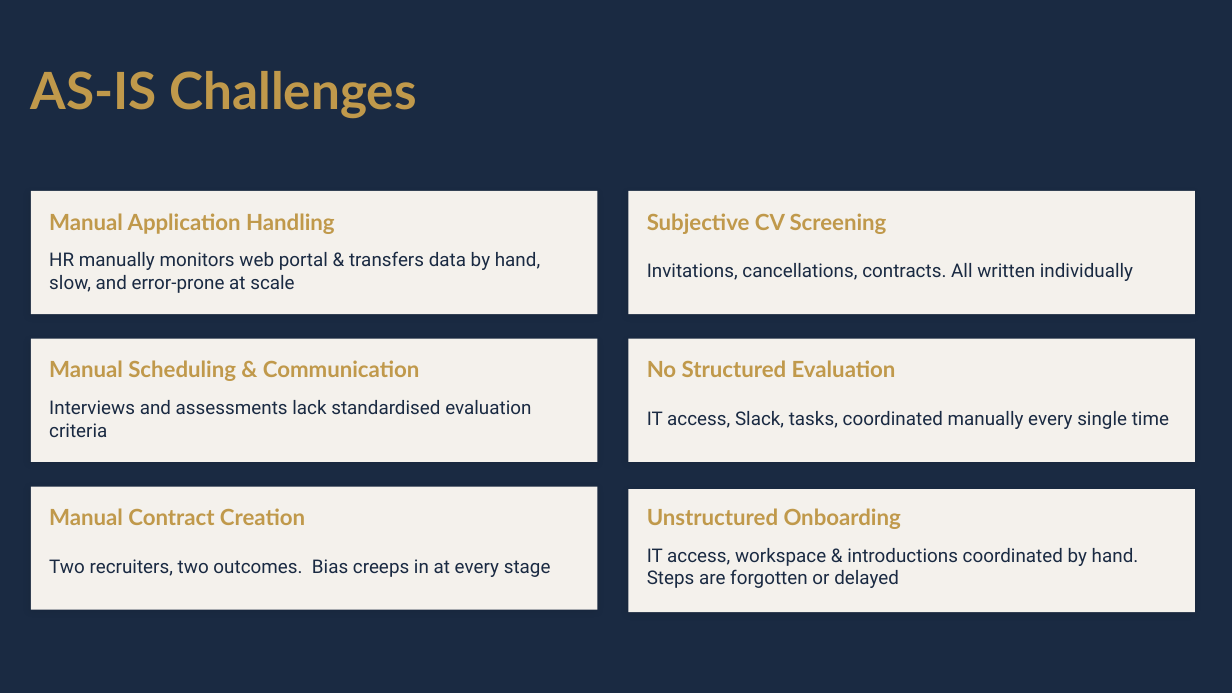
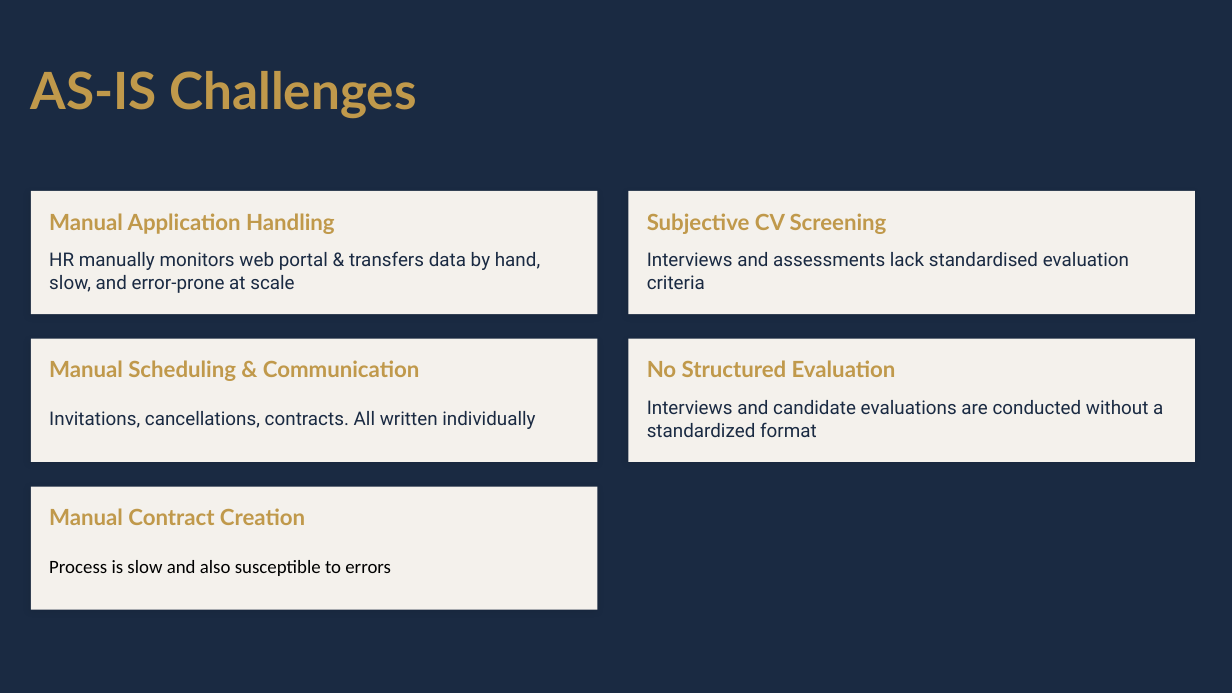
Before and after one commit to DigiBP/26SS_Tierpark_Goldau, a slide deck: slide 3 of Tierpark_Goldau_Presentation.pptx. Drawn at 1232x693 pixels with LibreOffice and Linux fonts; fonts in the diff are those of the drawing. Boxes give left, top, right and bottom in pixels: in the first picture for what was removed or moved away, otherwise in the second. Text is boxed around its words. In the diff, an @@ line names an element or a change of style, - is before the commit and + after.

```diff
--- a/Tierpark_Goldau_Presentation.pptx
+++ b/Tierpark_Goldau_Presentation.pptx
@@ text at bbox=[647, 252, 1129, 289]: text changed @@
-Invitations, cancellations, contracts. All written individually
+Interviews and assessments lack standardised evaluation criteria
@@ text at bbox=[49, 411, 535, 429]: text changed @@
-Interviews and assessments lack standardised evaluation criteria
+Invitations, cancellations, contracts. All written individually
@@ text at bbox=[647, 400, 1163, 437]: text changed @@
-IT access, Slack, tasks, coordinated manually every single time
+Interviews and candidate evaluations are conducted without a standardized format
@@ rectangle removed at bbox=[628, 489, 1195, 612] @@
@@ text removed at bbox=[647, 508, 901, 529] @@
-Unstructured Onboarding
@@ text at bbox=[49, 560, 391, 576]: text changed; font Roboto to Calibri; text colour #1A2A42 to #000000 @@
-Two recruiters, two outcomes. Bias creeps in at every stage
+Process is slow and also susceptible to errors
@@ text removed at bbox=[647, 548, 1139, 588] @@
-IT access, workspace & introductions coordinated by hand. Steps are forgotten or delayed
```
Also in this commit, not shown: 1 other slide changed.
